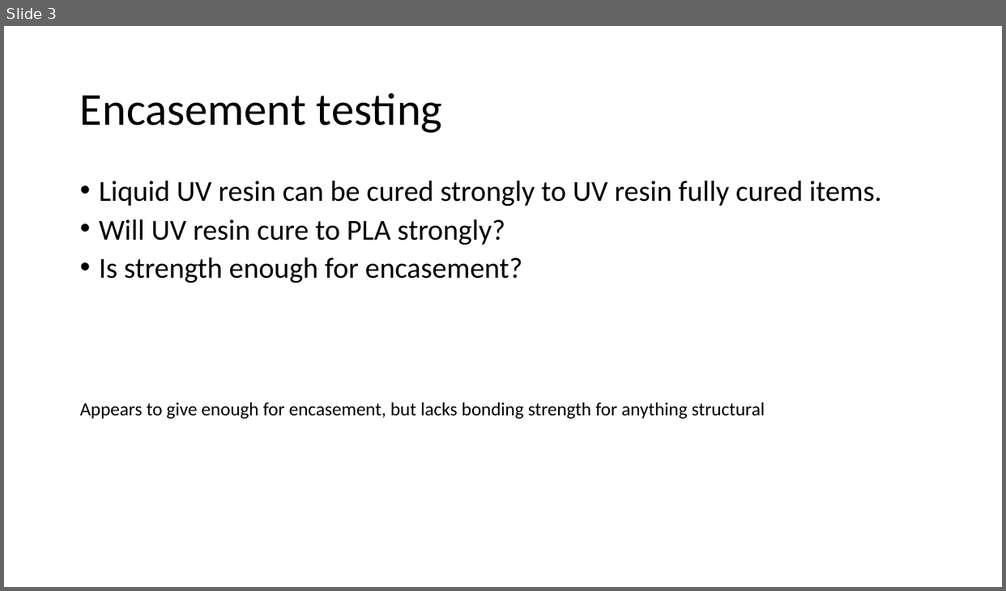
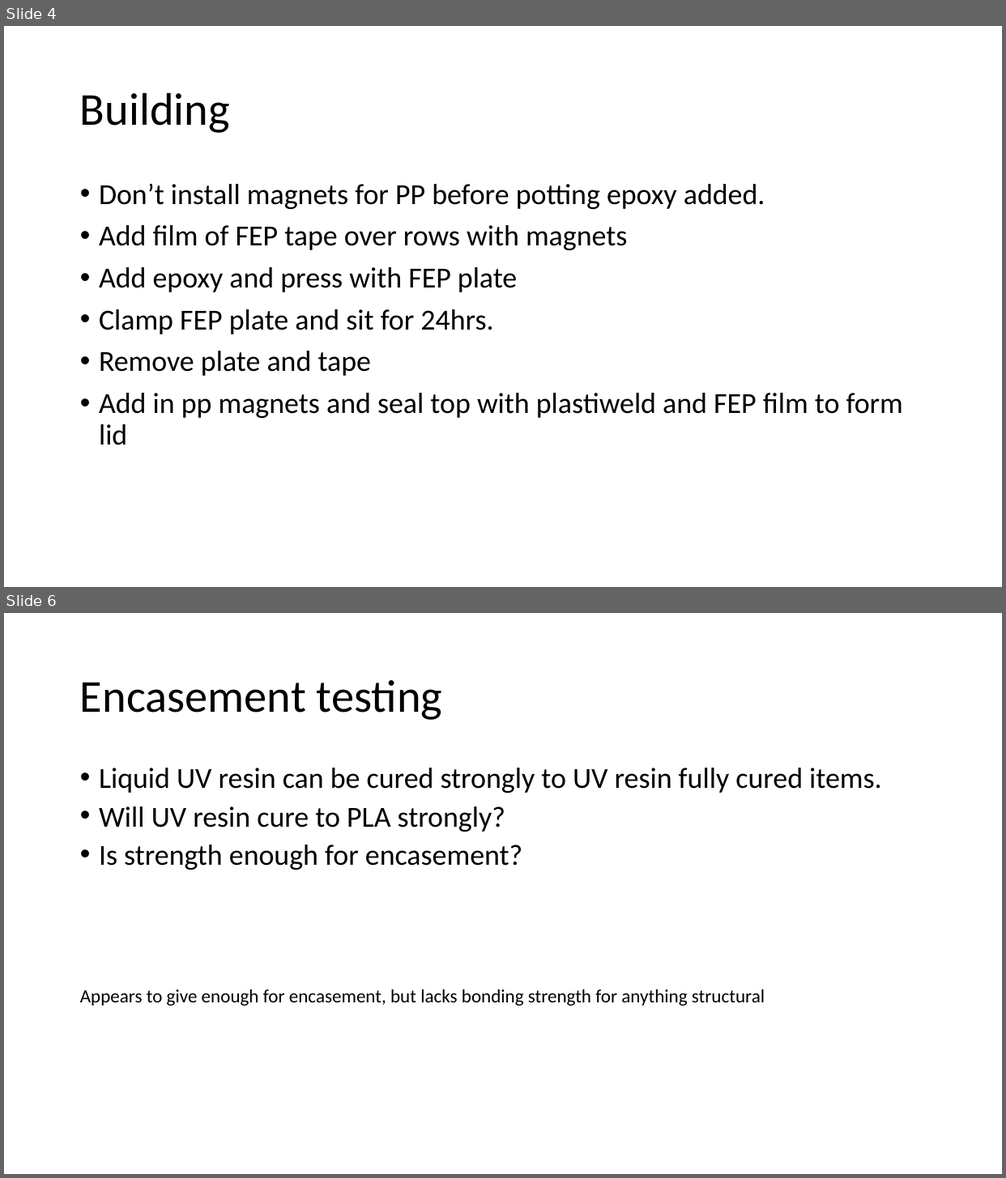
Before and after one commit to mdanderson03/SpectrePlex, a slide deck: Presentation/Chamber V5.0.pptx. Shown one above the other, each under a label of ours: slide 3 before the commit, slides 4 and 6 after it; the slides between them are not shown. The pictures are 1006x591 and 1006x1178 pixels, drawn with LibreOffice and Linux fonts; fonts in the diff are those of the drawing. Boxes give left, top, right and bottom in pixels: in the first picture for what was removed or moved away, otherwise in the second. Text is boxed around its words. In the diff, an @@ line names an element or a change of style, - is before the commit and + after.

```diff
--- a/Presentation/Chamber V5.0.pptx
+++ b/Presentation/Chamber V5.0.pptx
@@ slide 4 added at (x1=4, y1=26, x2=1002, y2=587), background #FFFFFF @@
@@ title added at (x1=80, y1=92, x2=230, y2=133), 44 pt, text #000000 @@
+Building
@@ text added at (x1=99, y1=184, x2=903, y2=446), 28 pt, text #000000 @@
+• Don’t install magnets for PP before potting epoxy added.
+• Add film of FEP tape over rows with magnets
+• Add epoxy and press with FEP plate
+• Clamp FEP plate and sit for 24hrs.
+• Remove plate and tape
+• Add in pp magnets and seal top with plastiweld and FEP film to form lid
@@ what was slide 3 is now slide 6 @@
```
Also in this commit, not shown: 2 other slides added, 8 other files.
